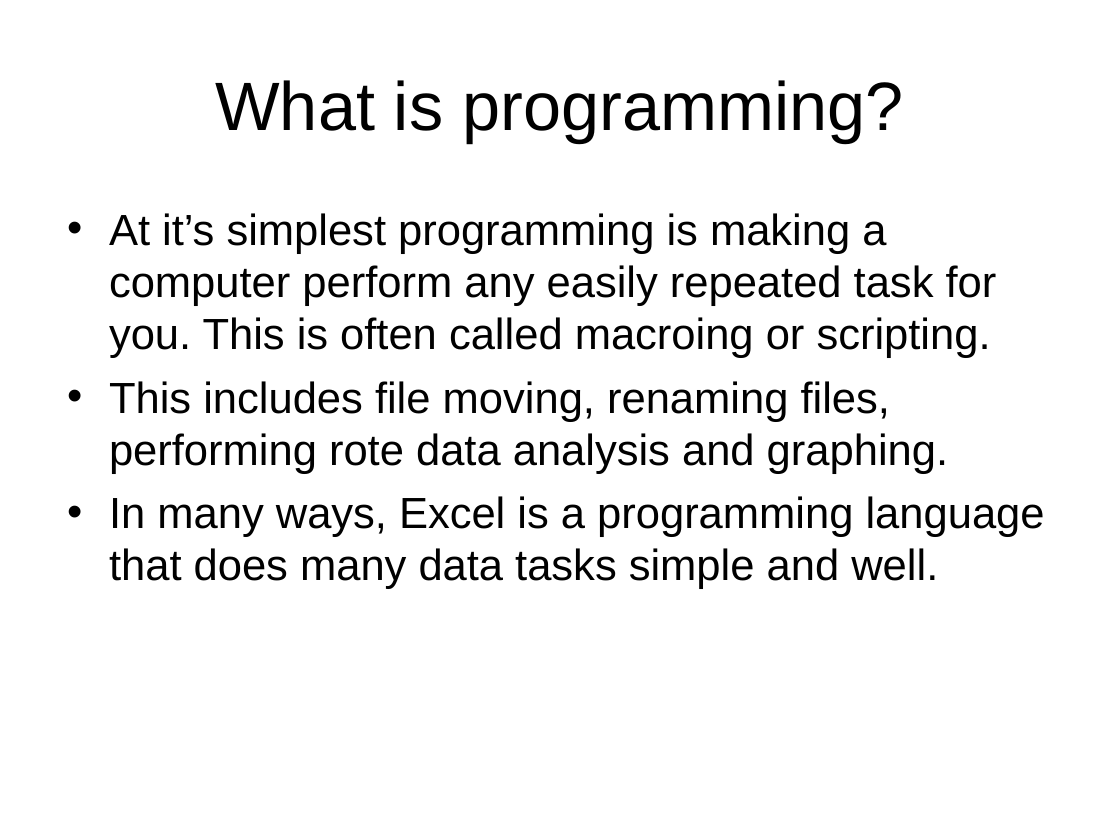
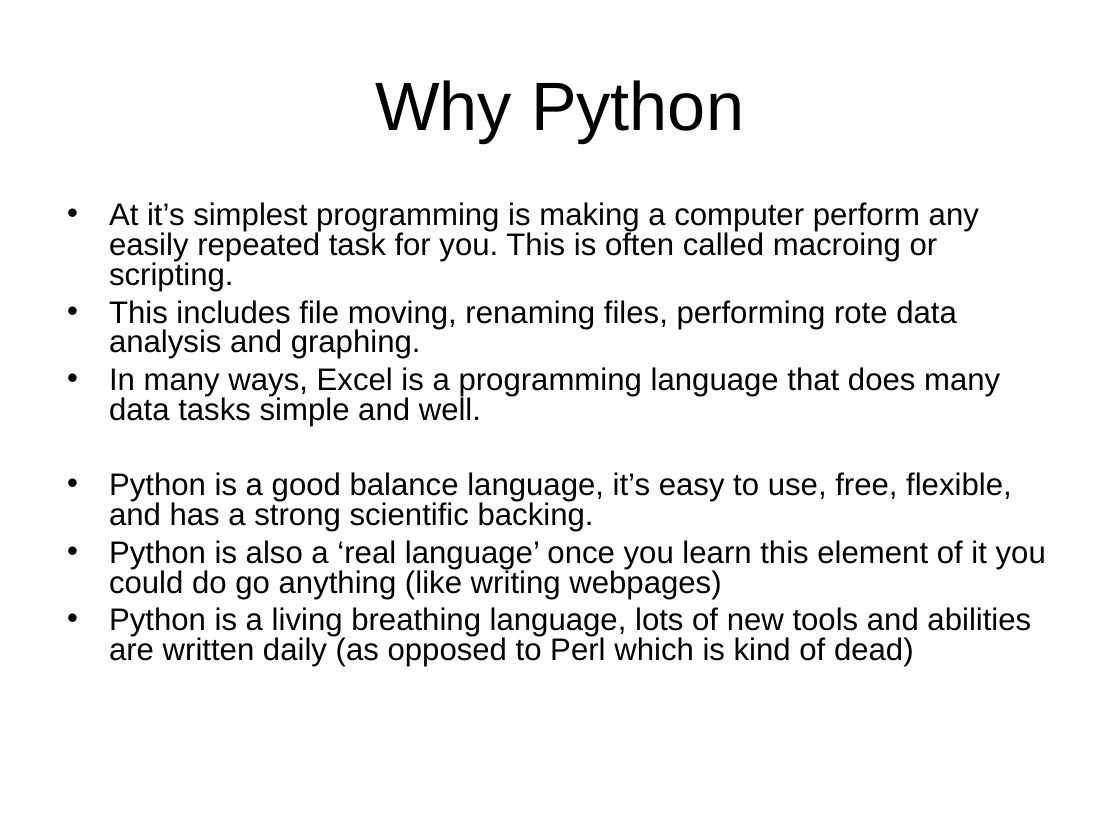
Before and after one commit to cdcox/PythonClassScripts, a slide deck: slide 3 of LectureForMeeting1.ppt. Drawn at 1120x840 pixels with LibreOffice and Linux fonts; fonts in the diff are those of the drawing. Boxes give left, top, right and bottom in pixels: in the first picture for what was removed or moved away, otherwise in the second. Text is boxed around its words. In the diff, an @@ line names an element or a change of style, - is before the commit and + after.

```diff
--- a/LectureForMeeting1.ppt
+++ b/LectureForMeeting1.ppt
@@ title at [375,80,744,143]: text changed @@
-What is programming?
+Why Python
@@ text at [109,202,1000,426]: size 28 to 20 pt in "At it’s simplest programming is making a ...", "This includes file moving, renaming files, performing ...", "In many ways, Excel is a programming ..."; line spacing 1 to 0.8; less space between paragraphs @@
@@ text at [109,472,1046,667]: paragraphs added @@
+• Python is a good balance language, it’s easy to use, free, flexible, and has a strong scientific backing.
+• Python is also a ‘real language’ once you learn this element of it you could do go anything (like writing webpages)
+• Python is a living breathing language, lots of new tools and abilities are written daily (as opposed to Perl which is kind of dead)
```
Also in this commit, not shown: 4 slides removed, 1 other file.
